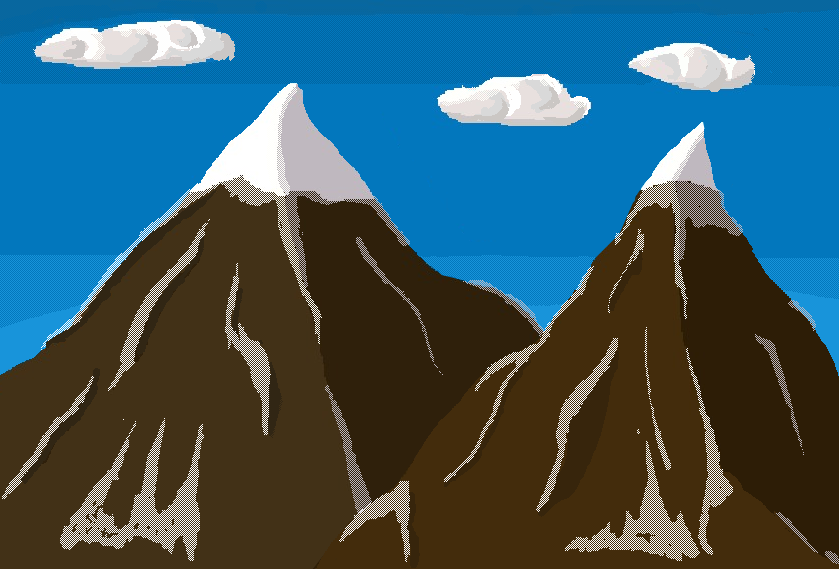
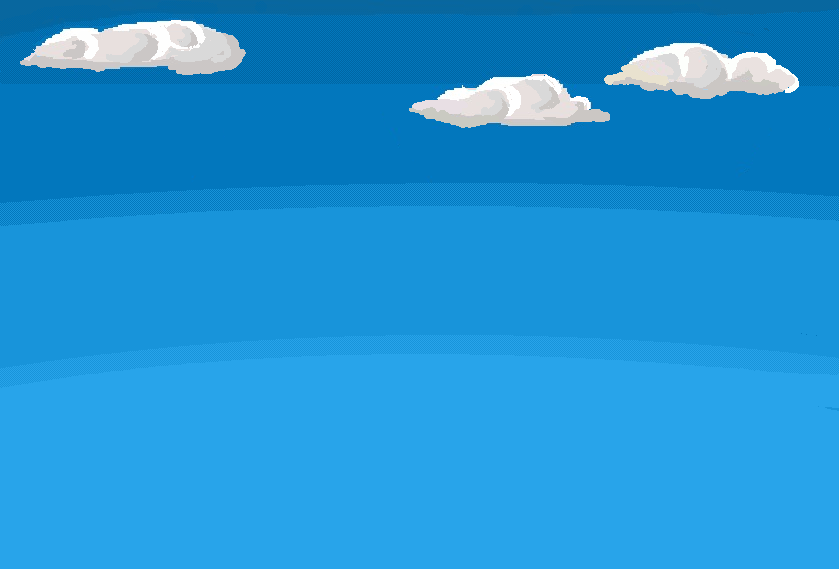
Before/after of a 839 × 569 layered artwork. What changed in the layer stack:
hid "Camada 5" over [279, 145, 839, 569]
hid "Camada 2(colado)" over [0, 24, 839, 569]
moved "Camada 4" into group "Camada 56", painted on it over [0, 89, 839, 569]
moved "Camada 3(colado)" into group "Camada 56", painted on it over [0, 27, 839, 569]
painted on "Camada 1" over [0, 24, 839, 569]
